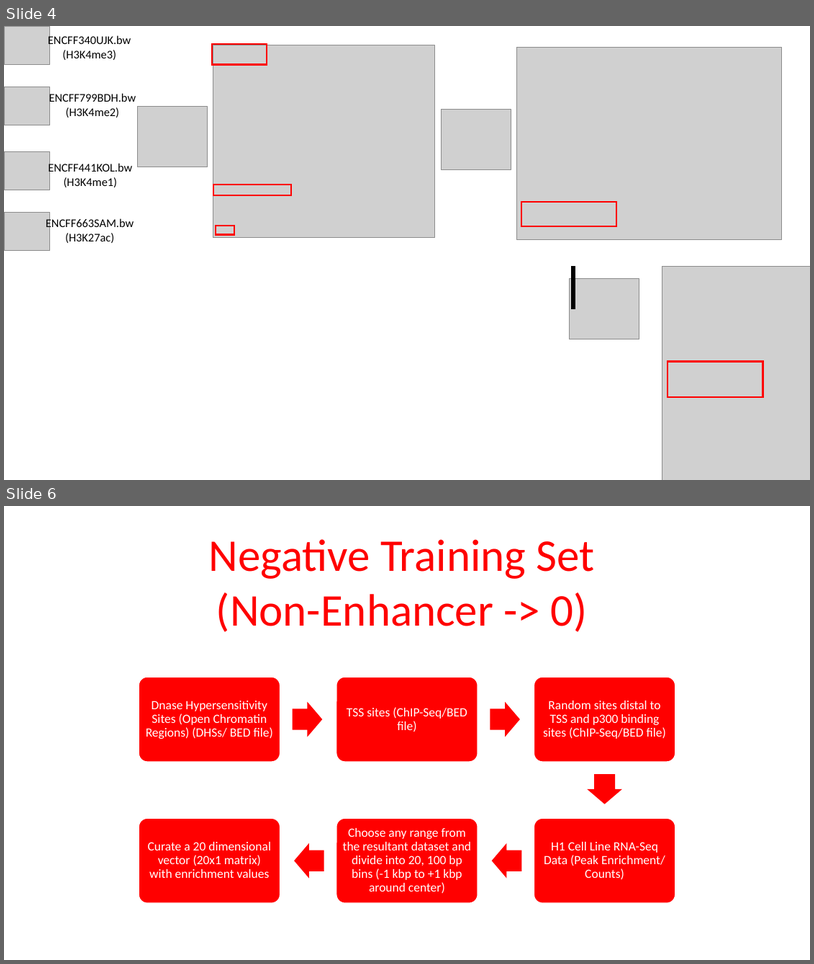
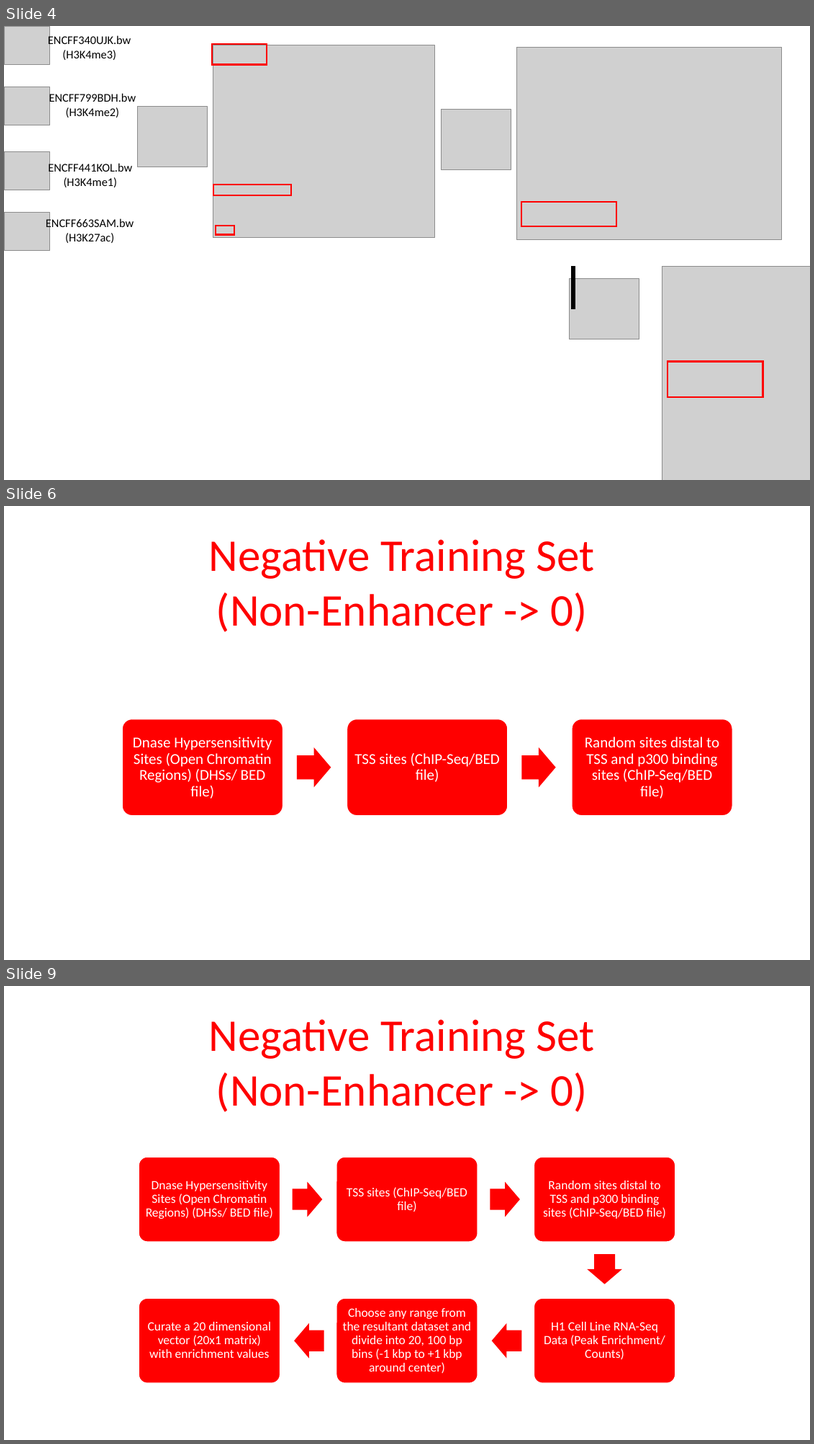
Before and after one commit to shauryajauhari/MachineLearning, a slide deck: Machine_Learning_Deep_Learning/data/Dataset_Preparation_EP_DL.pptx. Shown one above the other, each under a label of ours: slides 4 and 6 before the commit, slides 4, 6 and 9 after it; the slides between them are not shown. The pictures are 814x964 and 814x1444 pixels, drawn with LibreOffice and Linux fonts; fonts in the diff are those of the drawing; grey boxes stand for pictures. Boxes give left, top, right and bottom in pixels: in the first picture for what was removed or moved away, otherwise in the second. Text is boxed around its words. In the diff, an @@ line names an element or a change of style, - is before the commit and + after.

```diff
--- a/Machine_Learning_Deep_Learning/data/Dataset_Preparation_EP_DL.pptx
+++ b/Machine_Learning_Deep_Learning/data/Dataset_Preparation_EP_DL.pptx
@@ slide 6 added at bbox=[4, 506, 810, 960], background #FFFFFF @@
@@ text added at bbox=[209, 539, 595, 632], 54 pt, text #FF0000 @@
+Negative Training Set
+(Non-Enhancer -> 0)
@@ group added at bbox=[123, 719, 733, 815]: 3 rounded rectangles, 3 texts, 2 right arrows @@
+Dnase Hypersensitivity Sites (Open Chromatin Regions) (DHSs/ BED file)
+TSS sites (ChIP-Seq/BED file)
+Random sites distal to TSS and p300 binding sites (ChIP-Seq/BED file)
@@ what was slide 6 is now slide 9 @@
```
Also in this commit, not shown: 2 slides changed, 2 other slides added, 2 other files.
